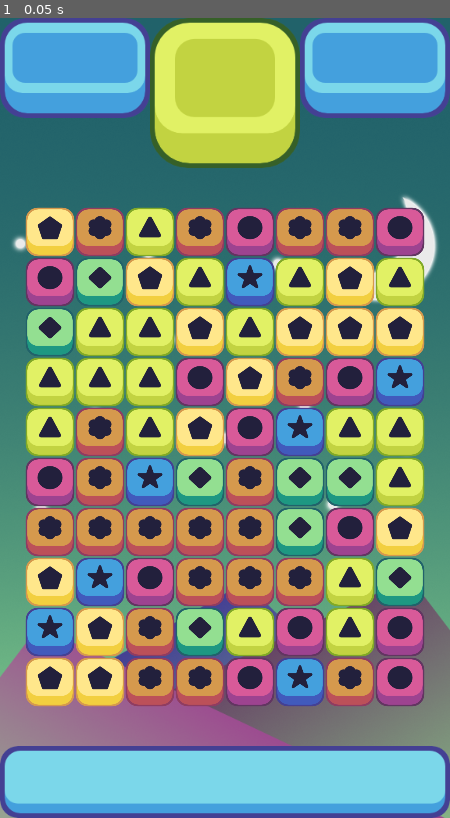
Above: before the commit, frame 1.
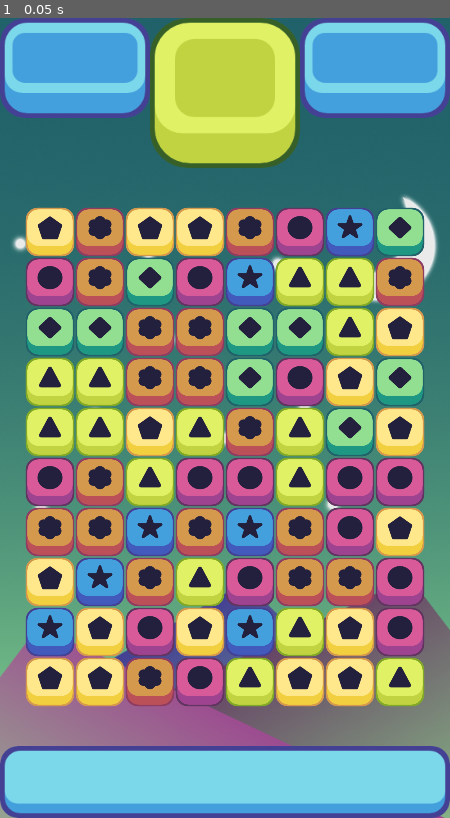
Above: after the commit, the same moment.

Repository: DeXoteric/G_Match3
Game: Godot game, scene res://scenes/GameWIndow.tscn
Same seed, same stepped clock (60 frames per second), same inputs: the game is played once before the commit and once after it.
Inputs:
- Up to frame 1 (0.05 s): no input

The runs differ from the first frame. In frame 1, 29% of the frame differs, in the area x 16-95%, y 23-87%.

Commit message:
Taft Episode 5

Diff:
--- a/G_Match3/scripts/Grid.gd
+++ b/G_Match3/scripts/Grid.gd
@@ -14,8 +14,8 @@
 preload("res://scenes/PinkPiece.tscn"),
 preload("res://scenes/YellowPiece.tscn")
 ]
+var all_pieces := []
 
-var all_pieces := []
 
 func _ready():
 	randomize()
@@ -37,8 +37,26 @@
 		for j in height:
 			var rand = floor(rand_range(0, possible_pieces.size()))
 			var piece = possible_pieces[rand].instance()
+			var loops = 0
+			while(match_at(i, j, piece.color) && loops < 100):
+				rand = floor(rand_range(0, possible_pieces.size()))
+				loops += 1
+				piece = possible_pieces[rand].instance()
 			add_child(piece)
 			piece.position = grid_to_pixel(i, j)
+			all_pieces[i][j] = piece
+
+
+func match_at(i, j, color):
+	if i > 1:
+		if all_pieces[i - 1][j] != null && all_pieces[i - 2][j] != null:
+			if all_pieces[i - 1][j].color == color && all_pieces[i - 2][j].color == color:
+				return true
+	if j > 1:
+			if all_pieces[i][j - 1] != null && all_pieces[i][j - 2] != null:
+				if all_pieces[i][j - 1].color == color && all_pieces[i][j - 2].color == color:
+					return true
+
 
 func grid_to_pixel(column, row):
 	var new_x = x_start + offset * column
